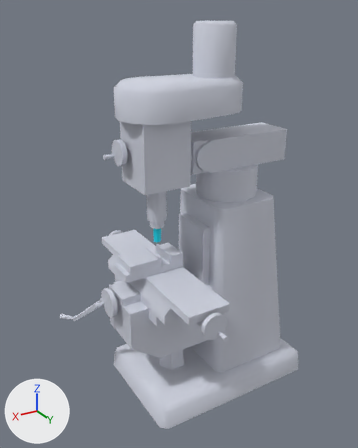
A saved change to the FBX model Assets/Machine Shop Equipment/Mill2.fbx.
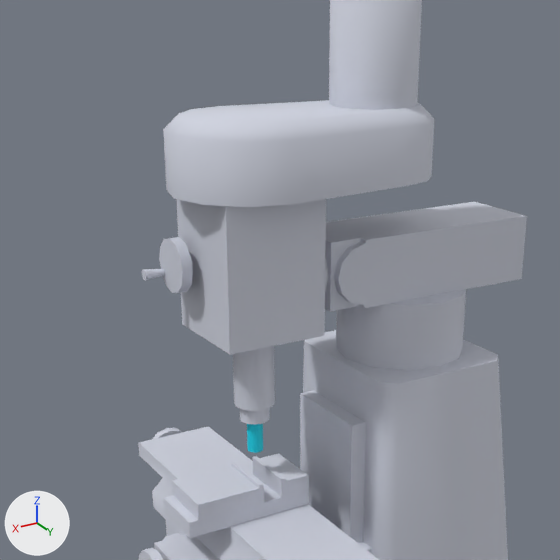
There are two pictures of each version: one whole from a camera (50 mm lens) standing at (-0.0734, 0.0501, 0.5315) and looking at (-0.2149, -0.1856, 0.4137), one close up on the part from 10% to 85% of the width and 6% to 66% of the height. Arrows for +X, +Y and +Z are at lower left; the lights stay in place. Where no turn or scale is listed for an object, it has been applied to the vertices. Vertices at the same position are counted once.

Names of what the first close-up shows: 'node_id4', 'node_id4.001'.
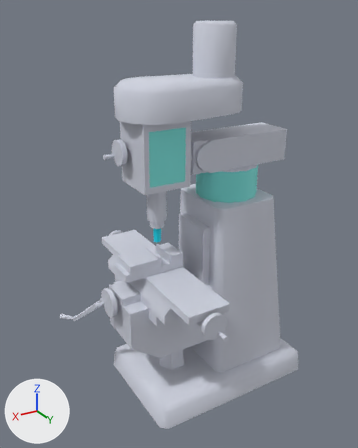
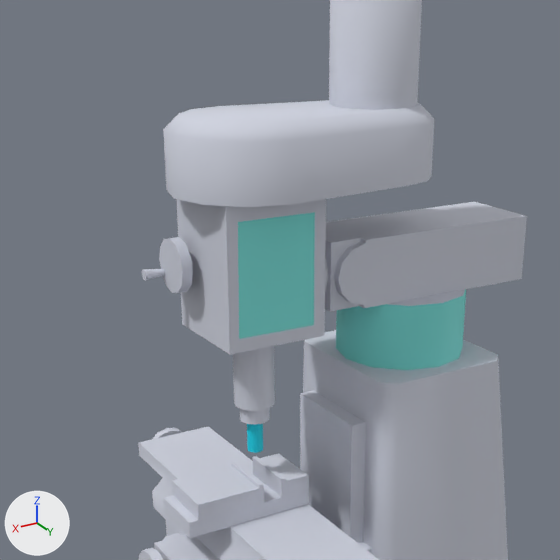
Patch to the scene script:
```diff
--- a/Assets/Machine Shop Equipment/Mill2.fbx.py
+++ b/Assets/Machine Shop Equipment/Mill2.fbx.py
@@ mat_material_001 @@
+mat_material_001 = principled_material('Material.001')
+mat_material_001.base_color = (0.209, 0.8, 0.755)  # cyan #7ee7e1
+mat_material_001.roughness = 0.69
@@ me_mesh_id5 @@
 # used by ob_node_id4; location = (-0.2001, -0.1865, 0.4089)
 # verts and faces of me_mesh_id5; kept vertices keep their numbers, new ones are numbered from 712
 # before: 45 (0.016, 0.017, 0.034) at pixel (229, 354), 47 (0.016, 0.017, 0.071) at pixel (225, 205), 359 (-0.012, 0.017, 0.034) at pixel (324, 335), 583 (-0.012, 0.017, 0.071)
-me_mesh_id5.from_pydata(...)  # 712 vertices, 1414 faces; spans x -0.092..0.053, y -0.064..0.07, z -0.107..0.118
+me_mesh_id5.from_pydata(...)  # 716 vertices, 1416 faces; spans x -0.092..0.053, y -0.064..0.07, z -0.107..0.118
+# me_mesh_id5 part 1
+delete_faces([(45, 359, 583), (45, 583, 47)])
+verts[712] = (0.013, 0.017, 0.037)  # pixel (239, 338)
+verts[713] = (-0.009, 0.017, 0.067)  # pixel (314, 212)
+verts[714] = (-0.009, 0.017, 0.037)  # pixel (313, 325)
+verts[715] = (0.012, 0.017, 0.067)  # pixel (237, 221)
+faces += [(45, 359, 583, 713, 714, 712), (45, 712, 715, 713, 583, 47)]  # mat_material_33 (light grey #d0d4e0)
+faces += [(712, 714, 713), (712, 713, 715)]  # mat_material_001 (cyan #7ee7e1)
+# me_mesh_id5 part 2: 28 faces spanning x -0.066..-0.029, y -0.015..0.022, z 0.02..0.038 switch from mat_material_33 (light grey #d0d4e0) to mat_material_001 (cyan #7ee7e1)
```

Boxes (x1, y1, x2, y2) around the edits, measured in the close-ups (560 x 560 px):
part 1 of me_mesh_id5, built on: (226, 199, 326, 354) in both
part 2 of me_mesh_id5, recoloured (grey to cyan): (336, 289, 466, 370) in both
